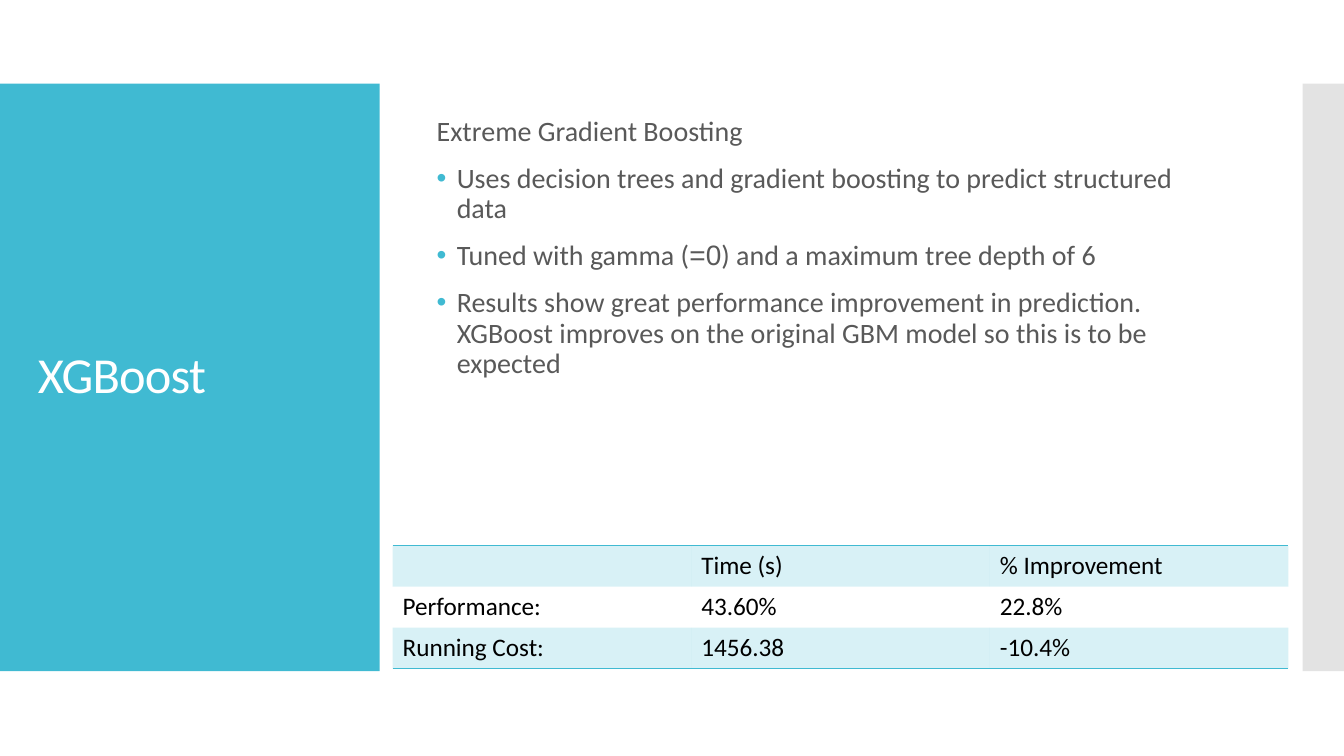
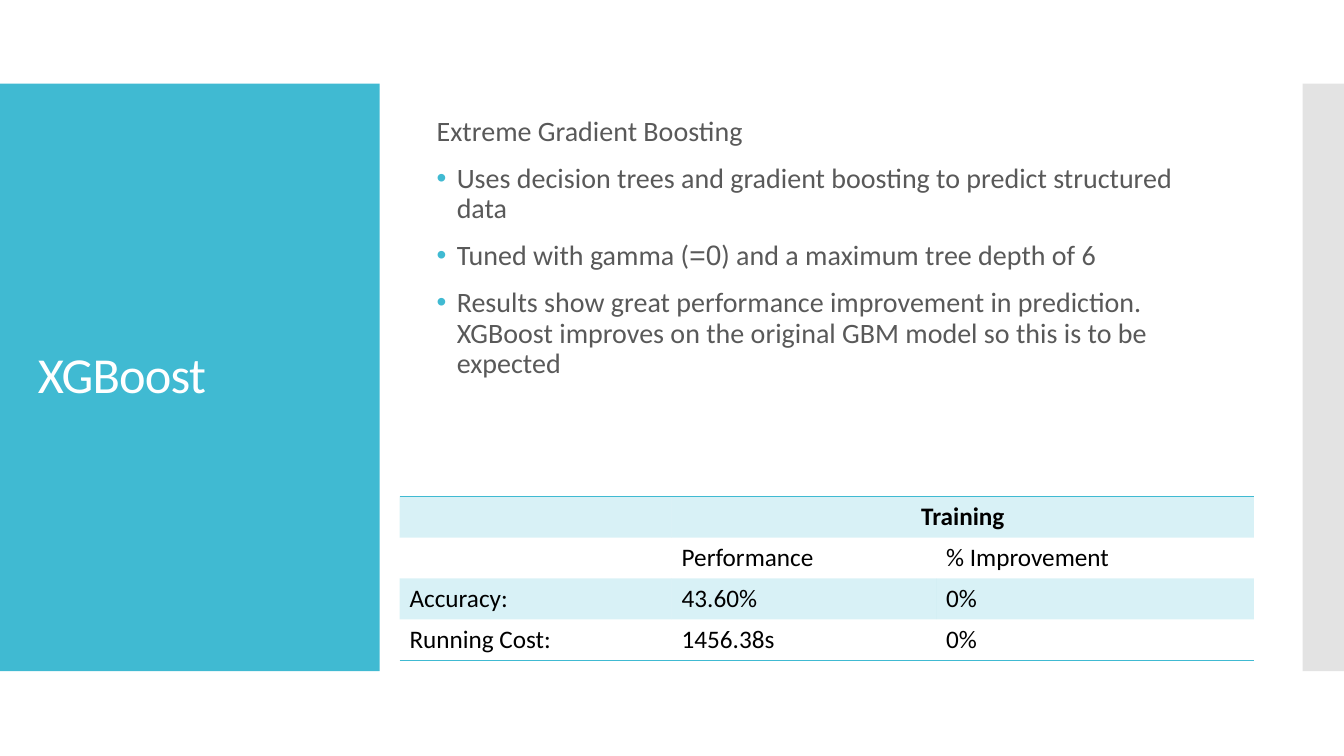
Before and after one commit to TZstatsADS/Fall2019-proj3-sec1-grp7, a slide deck: slide 5 of doc/ADS; Project 3; Predictive Analytics for Facial Emotion Recognition.pptx. Drawn at 1344x756 pixels with LibreOffice and Linux fonts; fonts in the diff are those of the drawing. Boxes give left, top, right and bottom in pixels: in the first picture for what was removed or moved away, otherwise in the second. Text is boxed around its words. In the diff, an @@ line names an element or a change of style, - is before the commit and + after.

```diff
--- a/doc/ADS; Project 3; Predictive Analytics for Facial Emotion Recognition.pptx
+++ b/doc/ADS; Project 3; Predictive Analytics for Facial Emotion Recognition.pptx
@@ table at bbox=[399, 497, 1253, 660] @@
-row 1:  | Time (s) | % Improvement
-row 2: Performance: | 43.60% | 22.8%
-row 3: Running Cost: | 1456.38 | -10.4%
+row 1:  | Training | 
+row 2:  | Performance | % Improvement
+row 3: Accuracy: | 43.60% | 0%
+row 4: Running Cost: | 1456.38s | 0%
@@ table: place and size @@
-table at bbox=[392, 545, 1288, 668]
+table at bbox=[399, 497, 1253, 660]
```
Also in this commit, not shown: 7 other slides changed, 1 slide added.
